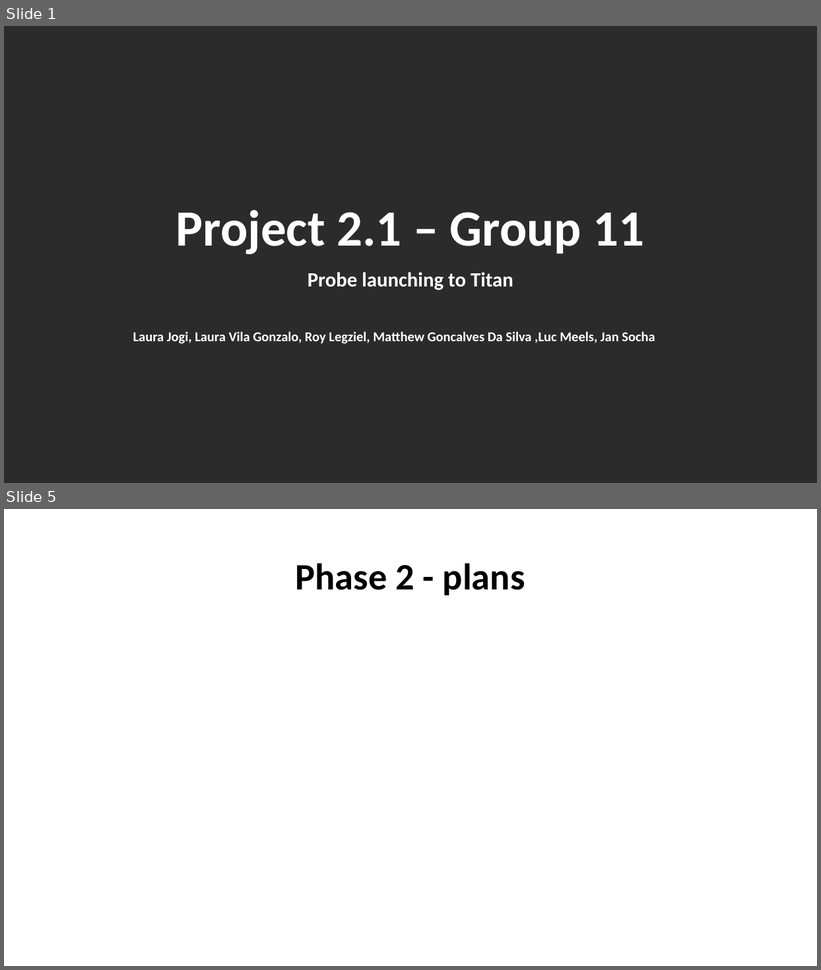
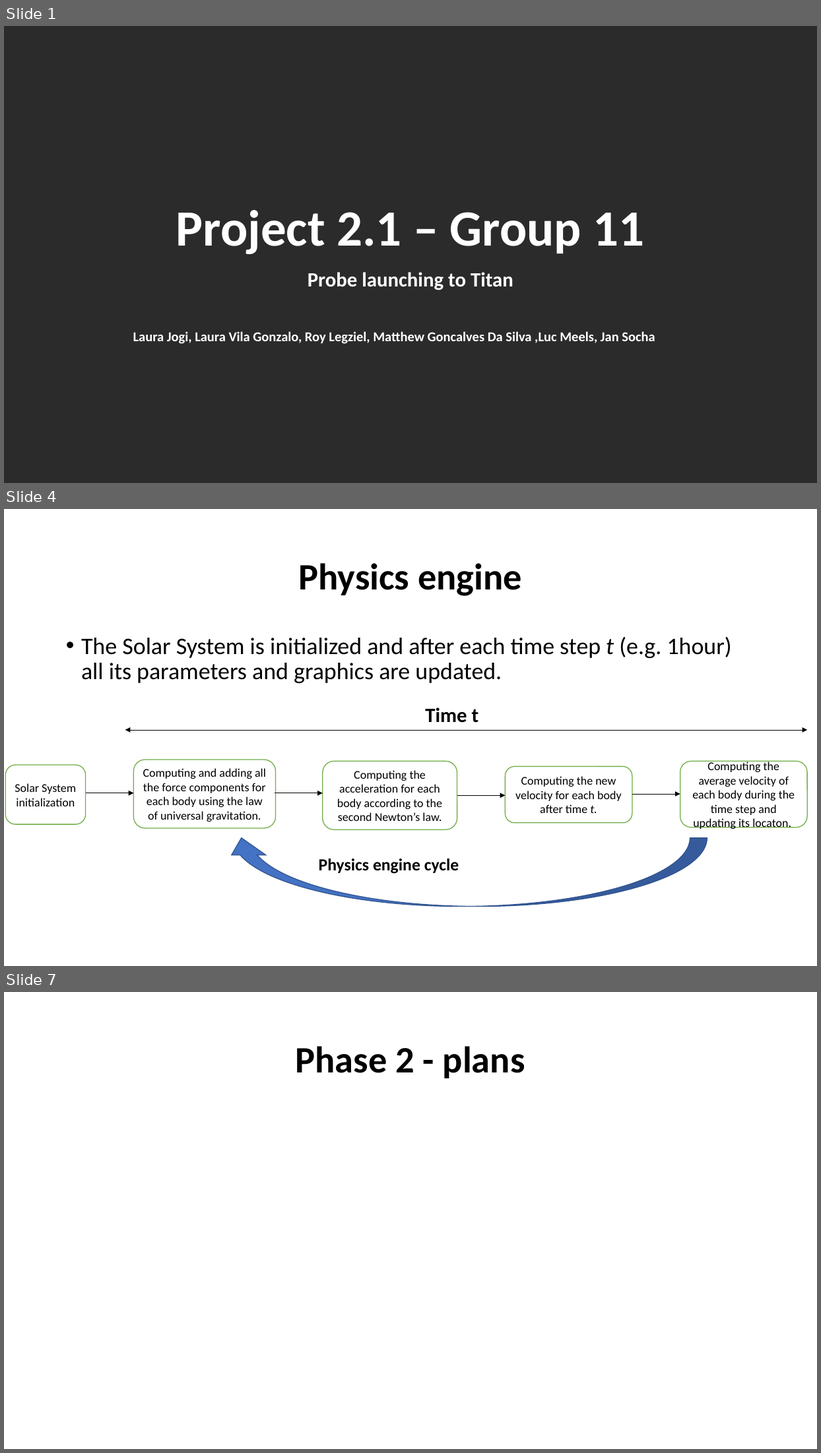
Before and after one commit to rLegziel/Project-1.2, a slide deck: Titan Probe - presentation.pptx. Shown one above the other, each under a label of ours: slides 1 and 5 before the commit, slides 1, 4 and 7 after it; the slides between them are not shown. The pictures are 821x970 and 821x1453 pixels, drawn with LibreOffice and Linux fonts; fonts in the diff are those of the drawing; background and template pictures are left out; a plain dark background stands for a picture behind light text. Boxes give left, top, right and bottom in pixels: in the first picture for what was removed or moved away, otherwise in the second. Text is boxed around its words. In the diff, an @@ line names an element or a change of style, - is before the commit and + after.

```diff
--- a/Titan Probe - presentation.pptx
+++ b/Titan Probe - presentation.pptx
@@ slide 4 added at (x1=4, y1=509, x2=817, y2=966), background #FFFFFF @@
@@ title added at (x1=298, y1=563, x2=522, y2=596), 44 pt, text #000000, bold @@
+Physics engine
@@ text added at (x1=81, y1=637, x2=732, y2=683), 28 pt, text #000000 @@
+• The Solar System is initialized and after each time step t (e.g. 1hour) all its parameters and graphics are updated.
@@ text added at (x1=425, y1=708, x2=479, y2=723), 24 pt, text #000000, bold @@
+Time t
@@ double arrow added from (125, 730) to (807, 730), #000000 0.5 pt @@
@@ rounded rectangle added at (x1=6, y1=765, x2=86, y2=824), fill #FFFFFF, outline #70AD47 1 pt, 14 pt, text #000000 @@
+Solar System initialization
@@ rounded rectangle added at (x1=133, y1=760, x2=275, y2=828), fill #FFFFFF, outline #70AD47 1 pt, 14 pt, text #000000 @@
+Computing and adding all the force components for each body using the law of universal gravitation.
@@ rounded rectangle added at (x1=322, y1=762, x2=457, y2=830), fill #FFFFFF, outline #70AD47 1 pt, 14 pt, text #000000 @@
+Computing the acceleration for each body according to the second Newton’s law.
@@ rounded rectangle added at (x1=680, y1=762, x2=807, y2=828), fill #FFFFFF, outline #70AD47 1 pt, 14 pt, text #000000 @@
+Computing the average velocity of each body during the time step and updating its locaton.
@@ rounded rectangle added at (x1=506, y1=766, x2=632, y2=823), fill #FFFFFF, outline #70AD47 1 pt, 14 pt, text #000000 @@
+Computing the new velocity for each body after time t.
@@ arrow added from (86, 793) to (133, 793), #000000 0.5 pt @@
@@ arrow added from (275, 793) to (322, 793), #000000 0.5 pt @@
@@ arrow added from (457, 795) to (506, 795), #000000 0.5 pt @@
@@ arrow added from (632, 794) to (680, 794), #000000 0.5 pt @@
@@ curved up arrow added at (x1=224, y1=838, x2=708, y2=907), fill #4472C4, outline #325491 1 pt @@
@@ text added at (x1=319, y1=859, x2=459, y2=874), 20 pt, text #000000, bold @@
+Physics engine cycle
@@ what was slide 5 is now slide 7 @@
```
Also in this commit, not shown: 3 slides changed, 1 other slide added.
